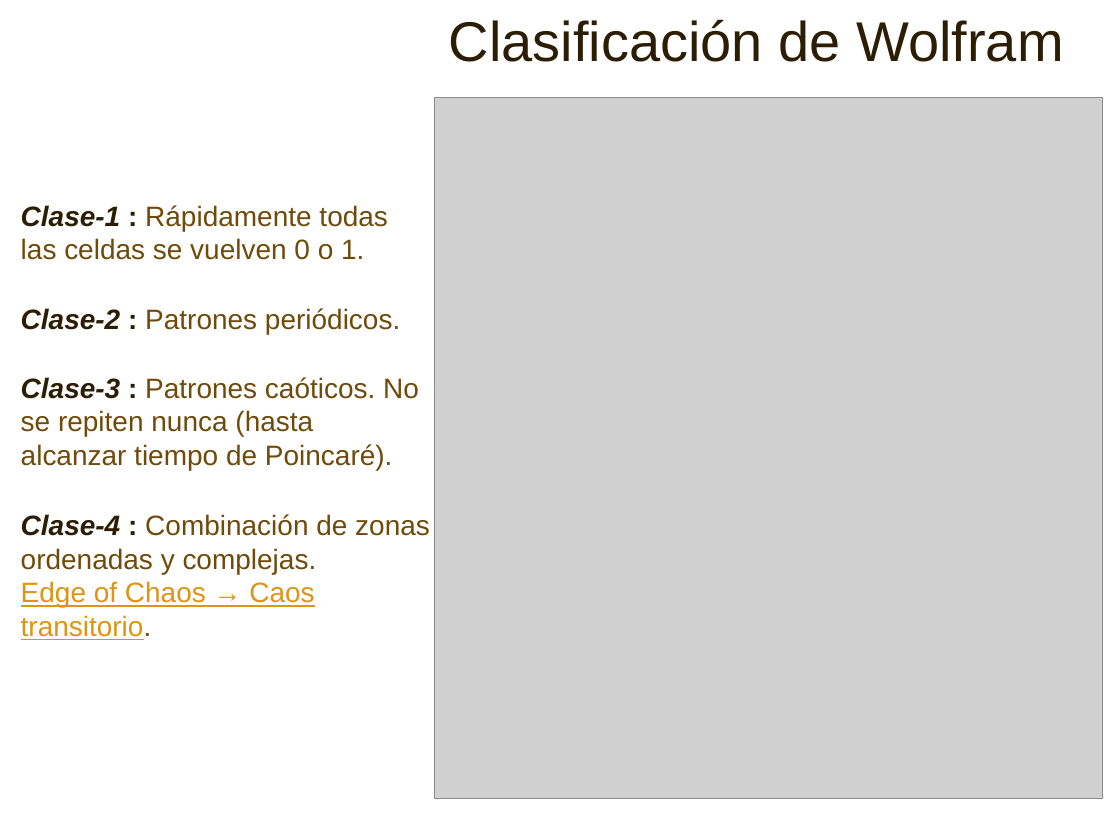
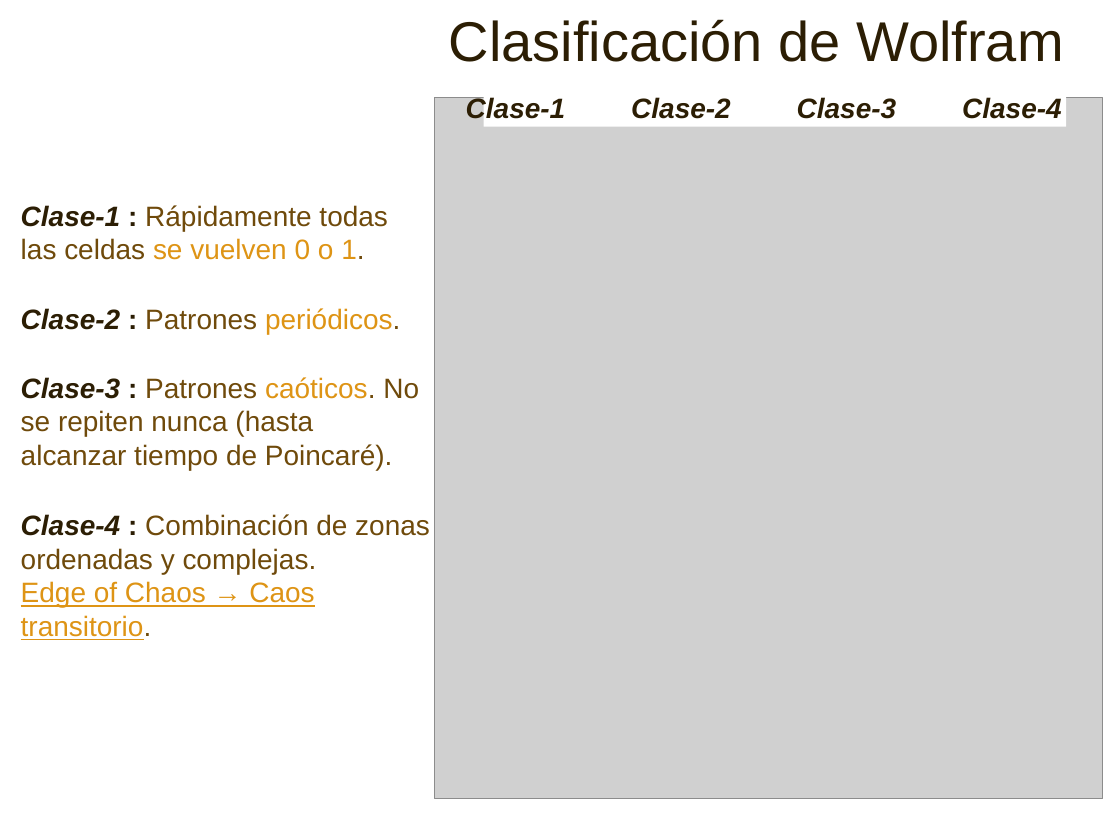
Before and after one commit to gasparalfaro/Tesis-Tesis, a slide deck: slide 16 of Presentacion/Thesis Presentation Gaspar Alfaro.pptx. Drawn at 1120x840 pixels with LibreOffice and Linux fonts; fonts in the diff are those of the drawing; grey boxes stand for pictures. Boxes give left, top, right and bottom in pixels: in the first picture for what was removed or moved away, otherwise in the second. Text is boxed around its words. In the diff, an @@ line names an element or a change of style, - is before the commit and + after.

```diff
--- a/Presentacion/Thesis Presentation Gaspar Alfaro.pptx
+++ b/Presentacion/Thesis Presentation Gaspar Alfaro.pptx
@@ rectangle added at (484, 83, 1066, 128), fill #FFFFFF @@
@@ text added at (466, 97, 566, 123), 18 pt, text #2C1E04, bold, italic @@
+Clase-1
@@ text added at (631, 97, 731, 119), 18 pt, text #2C1E04, bold, italic @@
+Clase-2
@@ text added at (797, 97, 897, 119), 18 pt, text #2C1E04, bold, italic @@
+Clase-3
@@ text added at (962, 97, 1062, 119), 18 pt, text #2C1E04, bold, italic @@
+Clase-4
@@ text "Clase-1 : Rápidamente todas las ..." at (21, 205, 387, 260): text colour #6F4A0B to #DE9415 in "se vuelven 0 o 1." @@
@@ text "Clase-2 : Patrones periódicos." at (21, 308, 400, 334): text colour #6F4A0B to #DE9415 in "periódicos." @@
@@ text "Clase-3 : Patrones caóticos. No ..." at (21, 377, 419, 470): text colour #6F4A0B to #DE9415 in "caóticos." @@
```
Also in this commit, not shown: 26 other slides changed, 1 slide added.
